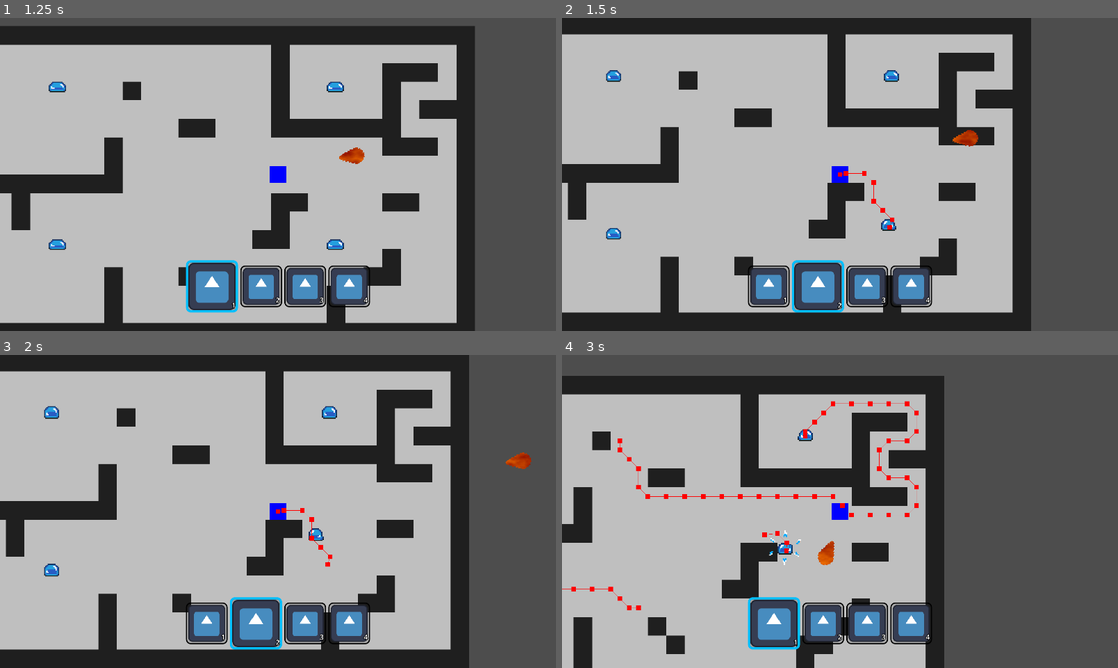
Above: before the commit, frames 1-4 (two rows, left to right).
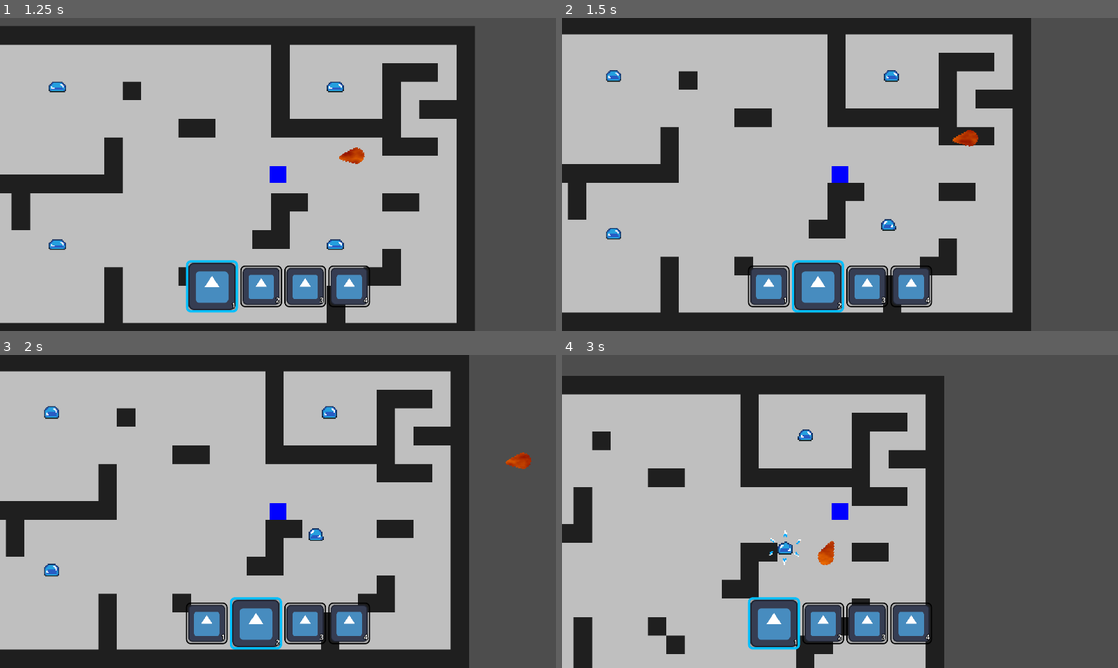
Above: after the commit, the same moments.

Repository: Marshmallows7920/Comp-2060
Game: Godot game, scene res://Scenes/Levels/enemy_test_scene.tscn
Same seed, same stepped clock (60 frames per second), same inputs: the game is played once before the commit and once after it. This scene is started directly instead of the project's main scene. The engine's default icon, where the game draws it, is replaced by a stand-in: a white triangle on a blue panel in a dark square.
Inputs (mouse positions are in pixels of both pictures, inside the frame that each line leads up to):
- Up to frame 1 (1.25 s): move the mouse to (400, 158) at 0.52 s; hold Right (MoveRight) from 0.53 s (still down); tap Z (Attack) at 0.6 s
- Up to frame 2 (1.5 s): move the mouse to (728, 190) at 1.27 s; release Right (MoveRight) at 1.28 s; hold Down (MoveDown) from 1.28 s (still down); tap Mouse wheel down (NextSlot) at 1.35 s
- Up to frame 3 (2 s): keep holding Down (MoveDown)
- Up to frame 4 (3 s): move the mouse to (895, 442) at 2.02 s; release Down (MoveDown) at 2.03 s; hold Right (MoveRight) 2.03-2.78 s; tap Mouse wheel up (PrevSlot) at 2.1 s; move the mouse to (812, 574) at 2.77 s; hold Up (MoveUp) from 2.78 s (still down); tap Z (Attack) at 2.85 s

Frame 1 is identical in both runs. In frame 2, 0.1% of the frame differs, in the area x 49-60%, y 48-68%; in frame 3, 0.1%; in frame 4, 0.8%, in the area x 0-65%, y 14-82%.

Commit message:
disabled pathfinding debug

Diff:
--- a/Scenes/Entities/fireball.tscn
+++ b/Scenes/Entities/fireball.tscn
@@ -1,7 +1,7 @@
 [gd_scene load_steps=5 format=3 uid="uid://cnxcnhn1e7d5l"]
 
-[ext_resource type="Shader" uid="uid://c3agafqnsyd7k" path="res://Materials/fireball.tres" id="1_4m45x"]
-[ext_resource type="Script" path="res://Scenes/Entities/fireball.gd" id="1_kihqd"]
+[ext_resource type="Shader" uid="uid://c3agafqnsyd7k" path="res://Shaders/fireball.tres" id="1_4m45x"]
+[ext_resource type="Script" path="res://Scripts/fireball.gd" id="1_kihqd"]
 [ext_resource type="Texture2D" uid="uid://c5a1guvbqbirj" path="res://Sprites/Fireball_outline.png" id="1_t7bsi"]
 
 [sub_resource type="ShaderMaterial" id="ShaderMaterial_bc36e"]
@@ -14,7 +14,6 @@
 
 [node name="Sprite2D" type="Sprite2D" parent="."]
 material = SubResource("ShaderMaterial_bc36e")
-rotation = 4.71239
 texture = ExtResource("1_t7bsi")
 
 [node name="CollisionPolygon2D" type="CollisionPolygon2D" parent="."]
--- a/Scenes/Entities/slime.tscn
+++ b/Scenes/Entities/slime.tscn
@@ -192,7 +192,6 @@
 radius = 16.0
 neighbor_distance = 256.0
 max_neighbors = 16
-debug_enabled = true
 
 [node name="UpdatePathTimer" type="Timer" parent="Navigation"]
 wait_time = 0.1
--- a/Scenes/Levels/enemy_test_scene.tscn
+++ b/Scenes/Levels/enemy_test_scene.tscn
@@ -29,7 +29,7 @@
 
 [sub_resource type="TileSet" id="TileSet_y7mnj"]
 physics_layer_0/collision_layer = 4
-physics_layer_0/collision_mask = 3
+physics_layer_0/collision_mask = 11
 navigation_layer_0/layers = 1
 sources/0 = SubResource("TileSetAtlasSource_i70w8")
 
--- a/Scenes/Menus/hotbar_slot.tscn
+++ b/Scenes/Menus/hotbar_slot.tscn
@@ -1,7 +1,7 @@
 [gd_scene load_steps=4 format=3 uid="uid://del36cuajklsx"]
 
 [ext_resource type="Texture2D" uid="uid://di7owah62imbp" path="res://icon.svg" id="1_a0yun"]
-[ext_resource type="Script" path="res://Scenes/Menus/hotbar_slot.gd" id="1_kkbv7"]
+[ext_resource type="Script" path="res://Scripts/hotbar_slot.gd" id="1_htpf8"]
 [ext_resource type="StyleBox" uid="uid://cn428uk6xlisg" path="res://Styles/hotbar_slot_panel_selected.stylebox" id="2_j1wd2"]
 
 [node name="HotbarSlot" type="AspectRatioContainer"]
@@ -9,7 +9,7 @@
 offset_bottom = 144.0
 size_flags_horizontal = 4
 size_flags_vertical = 4
-script = ExtResource("1_kkbv7")
+script = ExtResource("1_htpf8")
 selected_style = "res://Styles/hotbar_slot_panel_selected.stylebox"
 not_selected_style = "res://Styles/hotbar_slot_panel_not_selected.stylebox"
 
--- a/project.godot
+++ b/project.godot
@@ -102,6 +102,7 @@
 2d_navigation/layer_1="Navigation1"
 2d_physics/layer_2="Enemy"
 2d_physics/layer_3="Obstacles"
+2d_physics/layer_4="Spells"
 
 [rendering]
 
Renamed: Scenes/Entities/fireball.gd -> Scripts/fireball.gd
Renamed: Scenes/Menus/hotbar_slot.gd -> Scripts/hotbar_slot.gd
Renamed: Materials/fireball.tres -> Shaders/fireball.tres
Binary file changed: Sprites/Fireball_outline.png
